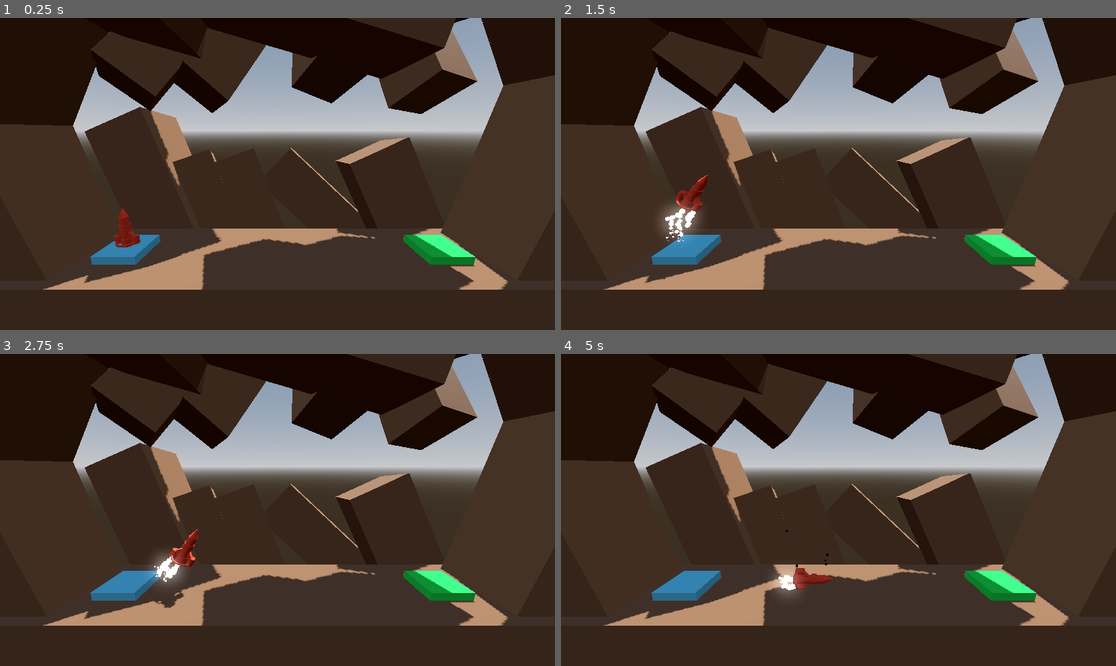
Above: before the commit, frames 1-4 (two rows, left to right).
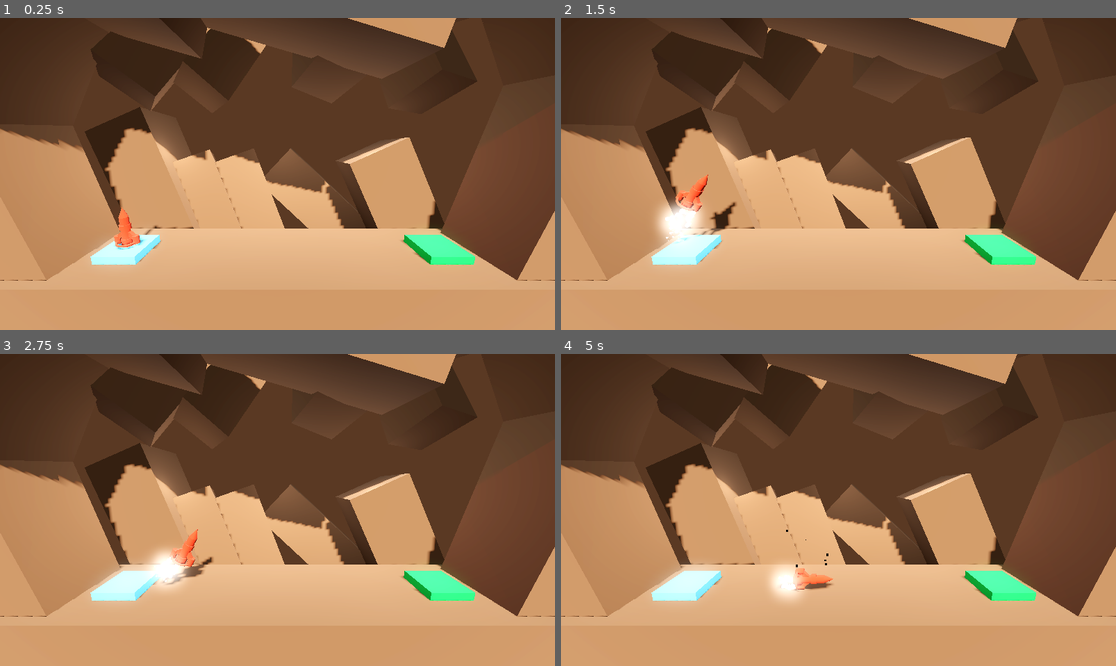
Above: after the commit, the same moments.

Repository: BlurryGames/ProjectBoost
Game: Godot game, scene res://level/level.tscn
The game is run twice, just before and just after one commit, with the same random seed, the same clock (stepped at 60 frames per second) and the same inputs.
Inputs:
- Up to frame 1 (0.25 s): no input
- Up to frame 2 (1.5 s): tap Enter at 0.5 s; hold D (rotate_right) 0.53-1.28 s; hold Space (boost) 0.53-1.28 s; hold A (rotate_left) from 1.28 s (still down); tap Space (boost) at 1.35 s
- Up to frame 3 (2.75 s): release A (rotate_left) at 2.03 s; hold D (rotate_right) from 2.03 s (still down); hold Space (boost) from 2.03 s (still down)
- Up to frame 4 (5 s): release Space (boost) at 2.78 s; tap Space (boost) at 2.85, 4.35 s; release D (rotate_right) at 3.53 s; hold Space (boost) 3.53-4.28 s; hold A (rotate_left) from 3.53 s (still down)

The runs differ from the first frame. In frame 1, 92% of the frame differs, in the area x 0-100%, y 0-100%; in frame 2, 92%; in frame 3, 92%; in frame 4, 92%.

Commit message:
Section2: Project Boost / Lesson22: Lighting the Scene

Diff:
--- a/background.tscn
+++ b/background.tscn
@@ -1,7 +1,22 @@
-[gd_scene load_steps=2 format=3 uid="uid://buu0mmhnw82yu"]
+[gd_scene load_steps=5 format=3 uid="uid://buu0mmhnw82yu"]
 
 [sub_resource type="StandardMaterial3D" id="StandardMaterial3D_denjo"]
 albedo_color = Color(0.4, 0.269333, 0.176, 1)
+
+[sub_resource type="ProceduralSkyMaterial" id="ProceduralSkyMaterial_7s104"]
+sky_horizon_color = Color(0.64625, 0.65575, 0.67075, 1)
+ground_horizon_color = Color(0.64625, 0.65575, 0.67075, 1)
+
+[sub_resource type="Sky" id="Sky_wa8vc"]
+sky_material = SubResource("ProceduralSkyMaterial_7s104")
+
+[sub_resource type="Environment" id="Environment_863ya"]
+background_mode = 1
+background_color = Color(0.07, 0.04648, 0.0308, 1)
+sky = SubResource("Sky_wa8vc")
+ambient_light_source = 3
+tonemap_mode = 2
+glow_enabled = true
 
 [node name="Floor" type="CSGBox3D" groups=["Hazard"]]
 transform = Transform3D(1, 0, 0, 0, 1, 0, 0, 0, 1, 0, -4, 0)
@@ -88,3 +103,26 @@
 transform = Transform3D(0.903932, -0.423876, -0.0568946, 0.427499, 0.899364, 0.0915938, 0.0123446, -0.107117, 0.99417, 8.72402, 4.06533, -5.20888)
 size = Vector3(4, 10, 4)
 material = SubResource("StandardMaterial3D_denjo")
+
+[node name="DirectionalLight3D" type="DirectionalLight3D" parent="."]
+transform = Transform3D(0.984808, -0.111619, 0.133022, 0, 0.766044, 0.642788, -0.173648, -0.633022, 0.754407, 0, 0, 0)
+light_energy = 0.5
+shadow_enabled = true
+
+[node name="WorldEnvironment" type="WorldEnvironment" parent="."]
+environment = SubResource("Environment_863ya")
+
+[node name="OmniLight3D" type="OmniLight3D" parent="."]
+transform = Transform3D(1, 0, 0, 0, 1, 0, 0, 0, 1, 0, 9, -5.72999)
+omni_range = 12.0
+omni_attenuation = 0.5
+
+[node name="OmniLight3D2" type="OmniLight3D" parent="."]
+transform = Transform3D(1, 0, 0, 0, 1, 0, 0, 0, 1, -6.60146, 9, -3.82032)
+omni_range = 12.0
+omni_attenuation = 0.5
+
+[node name="OmniLight3D3" type="OmniLight3D" parent="."]
+transform = Transform3D(1, 0, 0, 0, 1, 0, 0, 0, 1, 5.97845, 9, -3.82032)
+omni_range = 12.0
+omni_attenuation = 0.5
--- a/level/level.tscn
+++ b/level/level.tscn
@@ -1,21 +1,8 @@
-[gd_scene load_steps=9 format=3 uid="uid://k4nb18fmqc17"]
+[gd_scene load_steps=6 format=3 uid="uid://k4nb18fmqc17"]
 
 [ext_resource type="PackedScene" uid="uid://dyggyqaurslmy" path="res://player.tscn" id="1_6cm8h"]
 [ext_resource type="Script" path="res://level/landing_pad.gd" id="1_jrah0"]
 [ext_resource type="PackedScene" uid="uid://buu0mmhnw82yu" path="res://background.tscn" id="1_wqvmg"]
-
-[sub_resource type="ProceduralSkyMaterial" id="ProceduralSkyMaterial_eyw3n"]
-sky_horizon_color = Color(0.64625, 0.65575, 0.67075, 1)
-ground_horizon_color = Color(0.64625, 0.65575, 0.67075, 1)
-
-[sub_resource type="Sky" id="Sky_wa8vc"]
-sky_material = SubResource("ProceduralSkyMaterial_eyw3n")
-
-[sub_resource type="Environment" id="Environment_x6xkq"]
-background_mode = 2
-sky = SubResource("Sky_wa8vc")
-tonemap_mode = 2
-glow_enabled = true
 
 [sub_resource type="StandardMaterial3D" id="StandardMaterial3D_f3qcl"]
 albedo_color = Color(0.337255, 0.662745, 0.788235, 1)
@@ -25,11 +12,9 @@
 
 [node name="Level" type="Node3D"]
 
-[node name="WorldEnvironment" type="WorldEnvironment" parent="."]
-environment = SubResource("Environment_x6xkq")
-
 [node name="DirectionalLight3D" type="DirectionalLight3D" parent="."]
-transform = Transform3D(-0.866025, -0.433013, 0.25, 0, 0.5, 0.866025, -0.5, 0.75, -0.433013, 0, 0, 0)
+transform = Transform3D(0.984808, -0.111619, 0.133022, 0, 0.766044, 0.642788, -0.173648, -0.633022, 0.754407, 0, 0, 0)
+light_energy = 0.5
 shadow_enabled = true
 
 [node name="Floor" parent="." instance=ExtResource("1_wqvmg")]
--- a/level/level_2.tscn
+++ b/level/level_2.tscn
@@ -1,21 +1,8 @@
-[gd_scene load_steps=10 format=3 uid="uid://uo4mhv3s73xq"]
+[gd_scene load_steps=7 format=3 uid="uid://uo4mhv3s73xq"]
 
 [ext_resource type="Script" path="res://level/landing_pad.gd" id="1_m4s2b"]
 [ext_resource type="PackedScene" uid="uid://dyggyqaurslmy" path="res://player.tscn" id="2_okxiu"]
 [ext_resource type="PackedScene" uid="uid://buu0mmhnw82yu" path="res://background.tscn" id="3_oatsc"]
-
-[sub_resource type="ProceduralSkyMaterial" id="ProceduralSkyMaterial_eyw3n"]
-sky_horizon_color = Color(0.64625, 0.65575, 0.67075, 1)
-ground_horizon_color = Color(0.64625, 0.65575, 0.67075, 1)
-
-[sub_resource type="Sky" id="Sky_wa8vc"]
-sky_material = SubResource("ProceduralSkyMaterial_eyw3n")
-
-[sub_resource type="Environment" id="Environment_x6xkq"]
-background_mode = 2
-sky = SubResource("Sky_wa8vc")
-tonemap_mode = 2
-glow_enabled = true
 
 [sub_resource type="StandardMaterial3D" id="StandardMaterial3D_2kbqa"]
 albedo_color = Color(0.890196, 0.501961, 0.917647, 1)
@@ -27,13 +14,6 @@
 albedo_color = Color(0.0876, 0.73, 0.237493, 1)
 
 [node name="Level" type="Node3D"]
-
-[node name="WorldEnvironment" type="WorldEnvironment" parent="."]
-environment = SubResource("Environment_x6xkq")
-
-[node name="DirectionalLight3D" type="DirectionalLight3D" parent="."]
-transform = Transform3D(-0.866025, -0.433013, 0.25, 0, 0.5, 0.866025, -0.5, 0.75, -0.433013, 0, 0, 0)
-shadow_enabled = true
 
 [node name="Obstacle" type="CSGBox3D" parent="." groups=["Hazard"]]
 transform = Transform3D(1, 0, 0, 0, 1, 0, 0, 0, 1, 0, 1, 0)
--- a/level/level_3.tscn
+++ b/level/level_3.tscn
@@ -1,21 +1,8 @@
-[gd_scene load_steps=10 format=3 uid="uid://vccaue73fxrj"]
+[gd_scene load_steps=7 format=3 uid="uid://vccaue73fxrj"]
 
 [ext_resource type="Script" path="res://level/landing_pad.gd" id="1_iweaq"]
 [ext_resource type="PackedScene" uid="uid://dyggyqaurslmy" path="res://player.tscn" id="2_xfqs3"]
 [ext_resource type="PackedScene" uid="uid://buu0mmhnw82yu" path="res://background.tscn" id="3_xacdv"]
-
-[sub_resource type="ProceduralSkyMaterial" id="ProceduralSkyMaterial_eyw3n"]
-sky_horizon_color = Color(0.64625, 0.65575, 0.67075, 1)
-ground_horizon_color = Color(0.64625, 0.65575, 0.67075, 1)
-
-[sub_resource type="Sky" id="Sky_wa8vc"]
-sky_material = SubResource("ProceduralSkyMaterial_eyw3n")
-
-[sub_resource type="Environment" id="Environment_x6xkq"]
-background_mode = 2
-sky = SubResource("Sky_wa8vc")
-tonemap_mode = 2
-glow_enabled = true
 
 [sub_resource type="StandardMaterial3D" id="StandardMaterial3D_2kbqa"]
 albedo_color = Color(0.890196, 0.501961, 0.917647, 1)
@@ -27,13 +14,6 @@
 albedo_color = Color(0.0876, 0.73, 0.237493, 1)
 
 [node name="Level" type="Node3D"]
-
-[node name="WorldEnvironment" type="WorldEnvironment" parent="."]
-environment = SubResource("Environment_x6xkq")
-
-[node name="DirectionalLight3D" type="DirectionalLight3D" parent="."]
-transform = Transform3D(-0.866025, -0.433013, 0.25, 0, 0.5, 0.866025, -0.5, 0.75, -0.433013, 0, 0, 0)
-shadow_enabled = true
 
 [node name="Obstacle" type="CSGBox3D" parent="." groups=["Hazard"]]
 transform = Transform3D(1, 0, 0, 0, 1, 0, 0, 0, 1, 0, 6, 0)
--- a/level/level_4.tscn
+++ b/level/level_4.tscn
@@ -1,22 +1,9 @@
-[gd_scene load_steps=10 format=3 uid="uid://cfc3g2a0r4d1c"]
+[gd_scene load_steps=7 format=3 uid="uid://cfc3g2a0r4d1c"]
 
 [ext_resource type="Script" path="res://level/landing_pad.gd" id="1_7mp4v"]
 [ext_resource type="PackedScene" uid="uid://dyggyqaurslmy" path="res://player.tscn" id="2_w5ixv"]
 [ext_resource type="PackedScene" uid="uid://dwqf5lho4k6p1" path="res://moving_hazard.tscn" id="3_p36a1"]
 [ext_resource type="PackedScene" uid="uid://buu0mmhnw82yu" path="res://background.tscn" id="4_quxra"]
-
-[sub_resource type="ProceduralSkyMaterial" id="ProceduralSkyMaterial_eyw3n"]
-sky_horizon_color = Color(0.64625, 0.65575, 0.67075, 1)
-ground_horizon_color = Color(0.64625, 0.65575, 0.67075, 1)
-
-[sub_resource type="Sky" id="Sky_wa8vc"]
-sky_material = SubResource("ProceduralSkyMaterial_eyw3n")
-
-[sub_resource type="Environment" id="Environment_x6xkq"]
-background_mode = 2
-sky = SubResource("Sky_wa8vc")
-tonemap_mode = 2
-glow_enabled = true
 
 [sub_resource type="StandardMaterial3D" id="StandardMaterial3D_f3qcl"]
 albedo_color = Color(0.337255, 0.662745, 0.788235, 1)
@@ -25,13 +12,6 @@
 albedo_color = Color(0.0876, 0.73, 0.237493, 1)
 
 [node name="Level" type="Node3D"]
-
-[node name="WorldEnvironment" type="WorldEnvironment" parent="."]
-environment = SubResource("Environment_x6xkq")
-
-[node name="DirectionalLight3D" type="DirectionalLight3D" parent="."]
-transform = Transform3D(-0.866025, -0.433013, 0.25, 0, 0.5, 0.866025, -0.5, 0.75, -0.433013, 0, 0, 0)
-shadow_enabled = true
 
 [node name="LaunchPad" type="CSGBox3D" parent="."]
 transform = Transform3D(1, 0, 0, 0, 1, 0, 0, 0, 1, -7.5, 0.2, 0)
